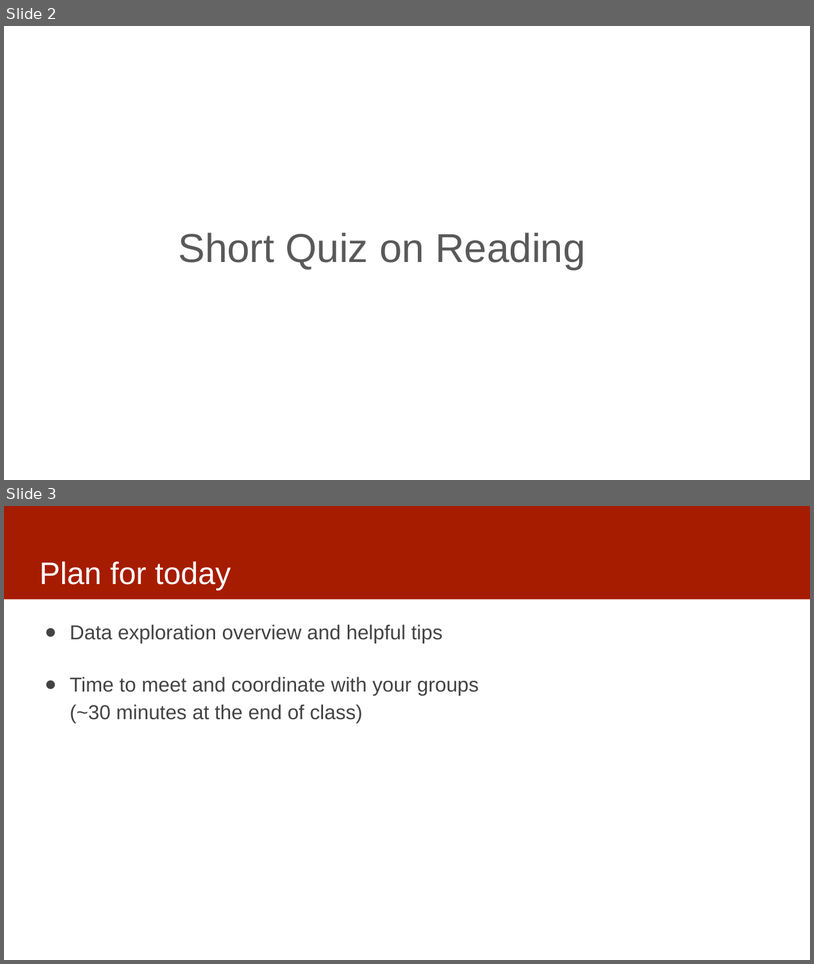
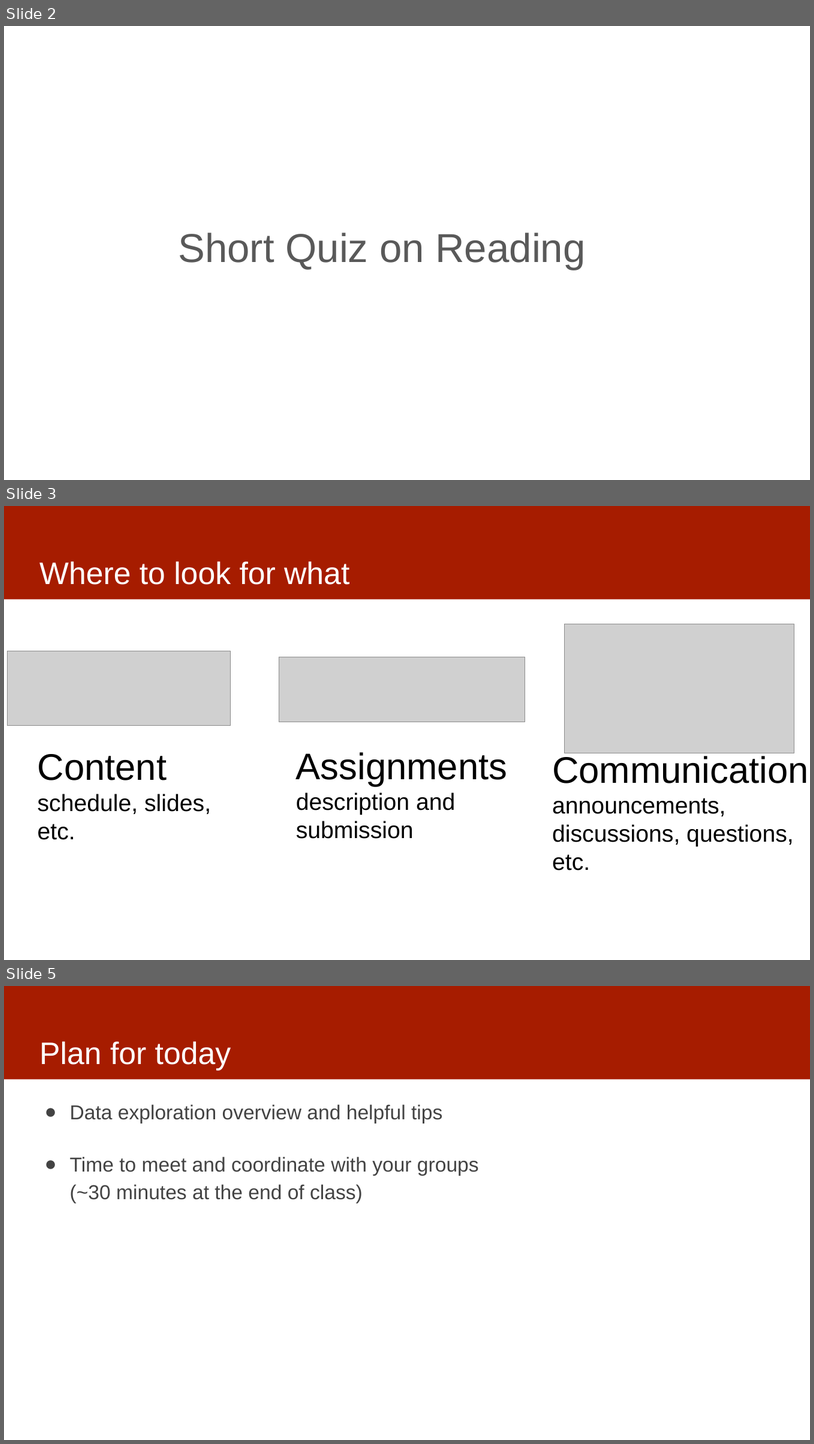
Before and after one commit to dssg/mlforpublicpolicylab, a slide deck: 03 - Data Exploration, Analytical Formulation, and Baselines/data-exploration.pptx. Shown one above the other, each under a label of ours: slides 2 and 3 before the commit, slides 2, 3 and 5 after it; the slides between them are not shown. The pictures are 814x964 and 814x1444 pixels, drawn with LibreOffice and Linux fonts; fonts in the diff are those of the drawing; grey boxes stand for pictures. Boxes give left, top, right and bottom in pixels: in the first picture for what was removed or moved away, otherwise in the second. Text is boxed around its words. In the diff, an @@ line names an element or a change of style, - is before the commit and + after.

```diff
--- a/03 - Data Exploration, Analytical Formulation, and Baselines/data-exploration.pptx
+++ b/03 - Data Exploration, Analytical Formulation, and Baselines/data-exploration.pptx
@@ slide 3 added at (4, 506, 810, 960), background #FFFFFF; not listed: 1 template element that a slide beside it also shows @@
@@ title added at (39, 561, 350, 585), 37 pt, text #FFFFFF @@
+Where to look for what
@@ picture added at (565, 624, 794, 753) @@
@@ picture added at (7, 651, 231, 726) @@
@@ picture added at (279, 657, 525, 721) @@
@@ text added at (38, 754, 211, 840), 28 pt, text #000000 @@
+Content
+schedule, slides, etc.
@@ text added at (296, 752, 507, 838), 28 pt, text #000000 @@
+Assignments
+description and submission
@@ text added at (552, 753, 809, 870), 28 pt, text #000000 @@
+Communication
+announcements, discussions, questions, etc.
@@ what was slide 3 is now slide 5 @@
```
Also in this commit, not shown: 1 slide changed.
